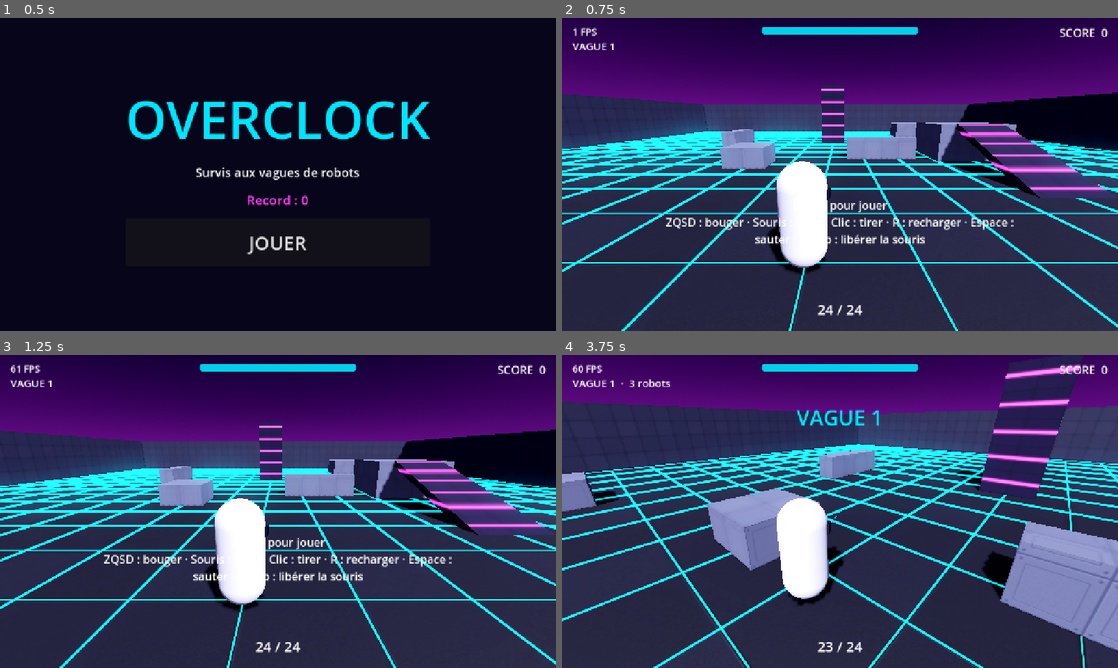
Above: before the commit, frames 1-4 (two rows, left to right).
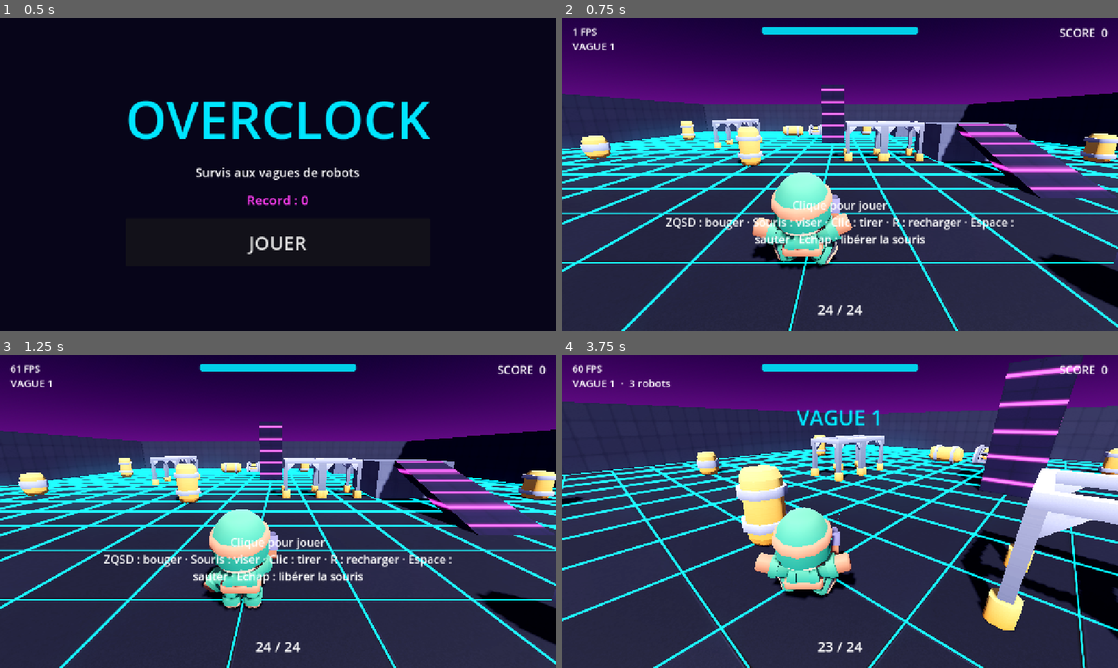
Above: after the commit, the same moments.

Repository: mariusortiz/overclock
Game: Godot game, scene res://scenes/menu.tscn
Same seed, same stepped clock (60 frames per second), same inputs: the game is played once before the commit and once after it.
Inputs (mouse positions are in pixels of both pictures, inside the frame that each line leads up to):
- Up to frame 1 (0.5 s): no input
- Up to frame 2 (0.75 s): click "JOUER" at 0.5 s
- Up to frame 3 (1.25 s): no input
- Up to frame 4 (3.75 s): tap Enter at 1.25 s; move the mouse to (962, 495) at 1.27 s; hold D (move_right) 1.28-2.03 s; tap Space (jump) at 1.35, 1.52, 1.82, 2.1, 2.27, 2.57, 2.85, 3.6 s; click (962, 495) at 1.42 s; move the mouse to (812, 511) at 2.02 s; hold W (move_forward) from 2.03 s (still down); move the mouse to (851, 505) at 2.77 s; move the mouse to (834, 517) at 3.52 s; click (834, 517) at 3.67 s

Frame 1 is identical in both runs. In frame 2, 9.1% of the frame differs, in the area x 3-100%, y 32-93%; in frame 3, 8.6%; in frame 4, 20%, in the area x 0-100%, y 25-95%.

Commit message:
Step 6b: CC0 models, arena props, sounds and music
- Kenney Mini Characters: animated soldier (player) and robot (enemies)
  with walk, idle, jump, shoot and death animations, plus their blaster
- Kenney Space Station Kit props as cover, with box collisions computed
  from the model bounds by tools/make_arena.py
- Kenney Sci-Fi Sounds for shots and explosions, looping CC0 music track
  played by an autoload
- CREDITS.md lists every external asset and its licence

Co-Authored-By: Claude Fable 5.2 <noreply@anthropic.com>
Claude-Session: https://claude.ai/code/session_01TMrhLU8C9hMQ3DU14F1G1z

Diff:
--- a/project.godot
+++ b/project.godot
@@ -6,10 +6,14 @@
 [application]
 
 config/name="Overclock"
-config/version="0.6.0"
+config/version="0.6.1"
 run/main_scene="res://scenes/menu.tscn"
 config/features=PackedStringArray("4.5", "Mobile")
 config/icon="res://icon.svg"
+
+[autoload]
+
+Music="*res://scenes/music.tscn"
 
 [display]
 
--- a/scenes/arena.tscn
+++ b/scenes/arena.tscn
@@ -6,6 +6,35 @@
 [ext_resource type="Texture2D" path="res://assets/textures/panel_light.png" id="4_light"]
 [ext_resource type="Texture2D" path="res://assets/textures/stripes_emission.png" id="5_stripes"]
 [ext_resource type="Script" path="res://scripts/arena.gd" id="6_arena"]
+
+[ext_resource type="PackedScene" path="res://assets/models/station/computer-system.glb" id="prop_computer_system"]
+[ext_resource type="PackedScene" path="res://assets/models/station/container.glb" id="prop_container"]
+[ext_resource type="PackedScene" path="res://assets/models/station/container-flat.glb" id="prop_container_flat"]
+[ext_resource type="PackedScene" path="res://assets/models/station/container-tall.glb" id="prop_container_tall"]
+[ext_resource type="PackedScene" path="res://assets/models/station/container-wide.glb" id="prop_container_wide"]
+[ext_resource type="PackedScene" path="res://assets/models/station/structure-barrier.glb" id="prop_structure_barrier"]
+[ext_resource type="PackedScene" path="res://assets/models/station/table-display.glb" id="prop_table_display"]
+
+[sub_resource type="BoxShape3D" id="shape_computer_system"]
+size = Vector3(1.890, 1.260, 1.459)
+
+[sub_resource type="BoxShape3D" id="shape_container"]
+size = Vector3(1.207, 1.260, 1.207)
+
+[sub_resource type="BoxShape3D" id="shape_container_flat"]
+size = Vector3(1.385, 1.260, 2.291)
+
+[sub_resource type="BoxShape3D" id="shape_container_tall"]
+size = Vector3(1.680, 1.890, 1.680)
+
+[sub_resource type="BoxShape3D" id="shape_container_wide"]
+size = Vector3(1.260, 1.470, 1.260)
+
+[sub_resource type="BoxShape3D" id="shape_structure_barrier"]
+size = Vector3(2.100, 1.890, 2.100)
+
+[sub_resource type="BoxShape3D" id="shape_table_display"]
+size = Vector3(2.607, 0.945, 1.713)
 
 [sub_resource type="NavigationMesh" id="navigation_mesh"]
 geometry_parsed_geometry_type = 1
@@ -76,42 +105,12 @@
 size = Vector3(1, 4, 42)
 material = SubResource("wall_material")
 
-[node name="CoverA" type="CSGBox3D" parent="."]
-transform = Transform3D(1, 0, 0, 0, 1, 0, 0, 0, 1, -4, 0.5, 4)
-use_collision = true
-size = Vector3(2, 1, 2)
-material = SubResource("block_material")
-
-[node name="CoverB" type="CSGBox3D" parent="."]
-transform = Transform3D(1, 0, 0, 0, 1, 0, 0, 0, 1, 3, 0.6, 2)
-use_collision = true
-size = Vector3(4, 1.2, 1)
-material = SubResource("block_material")
-
-[node name="CoverC" type="CSGBox3D" parent="."]
-transform = Transform3D(1, 0, 0, 0, 1, 0, 0, 0, 1, -8, 0.6, -4)
-use_collision = true
-size = Vector3(1, 1.2, 4)
-material = SubResource("block_material")
-
 [node name="Pillar" type="CSGBox3D" parent="."]
 transform = Transform3D(1, 0, 0, 0, 1, 0, 0, 0, 1, 0, 2.5, -6)
 use_collision = true
 size = Vector3(2, 5, 2)
 material = SubResource("accent_material")
 
-[node name="CrateStackLow" type="CSGBox3D" parent="."]
-transform = Transform3D(1, 0, 0, 0, 1, 0, 0, 0, 1, -12, 0.5, 8)
-use_collision = true
-size = Vector3(2, 1, 2)
-material = SubResource("block_material")
-
-[node name="CrateStackHigh" type="CSGBox3D" parent="."]
-transform = Transform3D(1, 0, 0, 0, 1, 0, 0, 0, 1, -12, 1, 10)
-use_collision = true
-size = Vector3(2, 2, 2)
-material = SubResource("block_material")
-
 [node name="Platform" type="CSGBox3D" parent="."]
 transform = Transform3D(1, 0, 0, 0, 1, 0, 0, 0, 1, 8, 1, 1.2)
 use_collision = true
@@ -152,3 +151,165 @@
 
 [node name="Spawn7" type="Marker3D" parent="EnemySpawns" groups=["enemy_spawns"]]
 transform = Transform3D(1, 0, 0, 0, 1, 0, 0, 0, 1, 16, 0.1, 16)
+
+[node name="Props" type="Node3D" parent="."]
+
+[node name="Prop1" type="StaticBody3D" parent="Props"]
+transform = Transform3D(1, 0, 0, 0, 1, 0, -0, 0, 1, -4, -0, 4)
+
+[node name="Model" parent="Props/Prop1" instance=ExtResource("prop_container_tall")]
+transform = Transform3D(2.1, 0, 0, 0, 2.1, 0, 0, 0, 2.1, 0, 0, 0)
+
+[node name="CollisionShape3D" type="CollisionShape3D" parent="Props/Prop1"]
+transform = Transform3D(1, 0, 0, 0, 1, 0, 0, 0, 1, -0.21, 0.945, 0.21)
+shape = SubResource("shape_container_tall")
+
+[node name="Prop2" type="StaticBody3D" parent="Props"]
+transform = Transform3D(1, 0, 0, 0, 1, 0, -0, 0, 1, -12, -0, 9)
+
+[node name="Model" parent="Props/Prop2" instance=ExtResource("prop_container_tall")]
+transform = Transform3D(2.1, 0, 0, 0, 2.1, 0, 0, 0, 2.1, 0, 0, 0)
+
+[node name="CollisionShape3D" type="CollisionShape3D" parent="Props/Prop2"]
+transform = Transform3D(1, 0, 0, 0, 1, 0, 0, 0, 1, -0.21, 0.945, 0.21)
+shape = SubResource("shape_container_tall")
+
+[node name="Prop3" type="StaticBody3D" parent="Props"]
+transform = Transform3D(1, 0, 0, 0, 1, 0, -0, 0, 1, -10, -0, 10.5)
+
+[node name="Model" parent="Props/Prop3" instance=ExtResource("prop_container")]
+transform = Transform3D(2.1, 0, 0, 0, 2.1, 0, 0, 0, 2.1, 0, 0, 0)
+
+[node name="CollisionShape3D" type="CollisionShape3D" parent="Props/Prop3"]
+transform = Transform3D(1, 0, 0, 0, 1, 0, 0, 0, 1, 0, 0.63, 0)
+shape = SubResource("shape_container")
+
+[node name="Prop4" type="StaticBody3D" parent="Props"]
+transform = Transform3D(1, 0, 0, 0, 1, 0, -0, 0, 1, 2, -0, 2)
+
+[node name="Model" parent="Props/Prop4" instance=ExtResource("prop_structure_barrier")]
+transform = Transform3D(2.1, 0, 0, 0, 2.1, 0, 0, 0, 2.1, 0, 0, 0)
+
+[node name="CollisionShape3D" type="CollisionShape3D" parent="Props/Prop4"]
+transform = Transform3D(1, 0, 0, 0, 1, 0, 0, 0, 1, -1.05, 0.945, 1.05)
+shape = SubResource("shape_structure_barrier")
+
+[node name="Prop5" type="StaticBody3D" parent="Props"]
+transform = Transform3D(1, 0, 0, 0, 1, 0, -0, 0, 1, 4.1, -0, 2)
+
+[node name="Model" parent="Props/Prop5" instance=ExtResource("prop_structure_barrier")]
+transform = Transform3D(2.1, 0, 0, 0, 2.1, 0, 0, 0, 2.1, 0, 0, 0)
+
+[node name="CollisionShape3D" type="CollisionShape3D" parent="Props/Prop5"]
+transform = Transform3D(1, 0, 0, 0, 1, 0, 0, 0, 1, -1.05, 0.945, 1.05)
+shape = SubResource("shape_structure_barrier")
+
+[node name="Prop6" type="StaticBody3D" parent="Props"]
+transform = Transform3D(6.123e-17, 0, 1, 0, 1, 0, -1, 0, 6.123e-17, -8, -0, -3)
+
+[node name="Model" parent="Props/Prop6" instance=ExtResource("prop_structure_barrier")]
+transform = Transform3D(2.1, 0, 0, 0, 2.1, 0, 0, 0, 2.1, 0, 0, 0)
+
+[node name="CollisionShape3D" type="CollisionShape3D" parent="Props/Prop6"]
+transform = Transform3D(1, 0, 0, 0, 1, 0, 0, 0, 1, -1.05, 0.945, 1.05)
+shape = SubResource("shape_structure_barrier")
+
+[node name="Prop7" type="StaticBody3D" parent="Props"]
+transform = Transform3D(6.123e-17, 0, 1, 0, 1, 0, -1, 0, 6.123e-17, -8, -0, -5.1)
+
+[node name="Model" parent="Props/Prop7" instance=ExtResource("prop_structure_barrier")]
+transform = Transform3D(2.1, 0, 0, 0, 2.1, 0, 0, 0, 2.1, 0, 0, 0)
+
+[node name="CollisionShape3D" type="CollisionShape3D" parent="Props/Prop7"]
+transform = Transform3D(1, 0, 0, 0, 1, 0, 0, 0, 1, -1.05, 0.945, 1.05)
+shape = SubResource("shape_structure_barrier")
+
+[node name="Prop8" type="StaticBody3D" parent="Props"]
+transform = Transform3D(6.123e-17, 0, 1, 0, 1, 0, -1, 0, 6.123e-17, -5, -2.217e-14, -12)
+
+[node name="Model" parent="Props/Prop8" instance=ExtResource("prop_container_flat")]
+transform = Transform3D(2.1, 0, 0, 0, 2.1, 0, 0, 0, 2.1, 0, 0, 0)
+
+[node name="CollisionShape3D" type="CollisionShape3D" parent="Props/Prop8"]
+transform = Transform3D(1, 0, 0, 0, 1, 0, 0, 0, 1, 0.06247, 0.63, 0.009507)
+shape = SubResource("shape_container_flat")
+
+[node name="Prop9" type="StaticBody3D" parent="Props"]
+transform = Transform3D(1, 0, 0, 0, 1, 0, -0, 0, 1, 12, -2.217e-14, 10)
+
+[node name="Model" parent="Props/Prop9" instance=ExtResource("prop_container_flat")]
+transform = Transform3D(2.1, 0, 0, 0, 2.1, 0, 0, 0, 2.1, 0, 0, 0)
+
+[node name="CollisionShape3D" type="CollisionShape3D" parent="Props/Prop9"]
+transform = Transform3D(1, 0, 0, 0, 1, 0, 0, 0, 1, 0.06247, 0.63, 0.009507)
+shape = SubResource("shape_container_flat")
+
+[node name="Prop10" type="StaticBody3D" parent="Props"]
+transform = Transform3D(1, 0, 0, 0, 1, 0, -0, 0, 1, -2.5, -0, -14)
+
+[node name="Model" parent="Props/Prop10" instance=ExtResource("prop_computer_system")]
+transform = Transform3D(2.1, 0, 0, 0, 2.1, 0, 0, 0, 2.1, 0, 0, 0)
+
+[node name="CollisionShape3D" type="CollisionShape3D" parent="Props/Prop10"]
+transform = Transform3D(1, 0, 0, 0, 1, 0, 0, 0, 1, 0, 0.63, -0.0525)
+shape = SubResource("shape_computer_system")
+
+[node name="Prop11" type="StaticBody3D" parent="Props"]
+transform = Transform3D(6.123e-17, 0, 1, 0, 1, 0, -1, 0, 6.123e-17, 13, 0.63, -4)
+
+[node name="Model" parent="Props/Prop11" instance=ExtResource("prop_table_display")]
+transform = Transform3D(2.1, 0, 0, 0, 2.1, 0, 0, 0, 2.1, 0, 0, 0)
+
+[node name="CollisionShape3D" type="CollisionShape3D" parent="Props/Prop11"]
+transform = Transform3D(1, 0, 0, 0, 1, 0, 0, 0, 1, 0, -0.1575, 0.07789)
+shape = SubResource("shape_table_display")
+
+[node name="Prop12" type="StaticBody3D" parent="Props"]
+transform = Transform3D(1, 0, 0, 0, 1, 0, -0, 0, 1, 4, -0, -14)
+
+[node name="Model" parent="Props/Prop12" instance=ExtResource("prop_container_wide")]
+transform = Transform3D(2.1, 0, 0, 0, 2.1, 0, 0, 0, 2.1, 0, 0, 0)
+
+[node name="CollisionShape3D" type="CollisionShape3D" parent="Props/Prop12"]
+transform = Transform3D(1, 0, 0, 0, 1, 0, 0, 0, 1, 0, 0.735, 0)
+shape = SubResource("shape_container_wide")
+
+[node name="Prop13" type="StaticBody3D" parent="Props"]
+transform = Transform3D(1, 0, 0, 0, 1, 0, -0, 0, 1, 15, -0, 3)
+
+[node name="Model" parent="Props/Prop13" instance=ExtResource("prop_container_wide")]
+transform = Transform3D(2.1, 0, 0, 0, 2.1, 0, 0, 0, 2.1, 0, 0, 0)
+
+[node name="CollisionShape3D" type="CollisionShape3D" parent="Props/Prop13"]
+transform = Transform3D(1, 0, 0, 0, 1, 0, 0, 0, 1, 0, 0.735, 0)
+shape = SubResource("shape_container_wide")
+
+[node name="Prop14" type="StaticBody3D" parent="Props"]
+transform = Transform3D(1, 0, 0, 0, 1, 0, -0, 0, 1, -15, -0, -8)
+
+[node name="Model" parent="Props/Prop14" instance=ExtResource("prop_container_tall")]
+transform = Transform3D(2.1, 0, 0, 0, 2.1, 0, 0, 0, 2.1, 0, 0, 0)
+
+[node name="CollisionShape3D" type="CollisionShape3D" parent="Props/Prop14"]
+transform = Transform3D(1, 0, 0, 0, 1, 0, 0, 0, 1, -0.21, 0.945, 0.21)
+shape = SubResource("shape_container_tall")
+
+[node name="Prop15" type="StaticBody3D" parent="Props"]
+transform = Transform3D(1, 0, 0, 0, 1, 0, -0, 0, 1, 5, -0, 13)
+
+[node name="Model" parent="Props/Prop15" instance=ExtResource("prop_container")]
+transform = Transform3D(2.1, 0, 0, 0, 2.1, 0, 0, 0, 2.1, 0, 0, 0)
+
+[node name="CollisionShape3D" type="CollisionShape3D" parent="Props/Prop15"]
+transform = Transform3D(1, 0, 0, 0, 1, 0, 0, 0, 1, 0, 0.63, 0)
+shape = SubResource("shape_container")
+
+[node name="Prop16" type="StaticBody3D" parent="Props"]
+transform = Transform3D(1, 0, 0, 0, 1, 0, -0, 0, 1, -14, -0, 2)
+
+[node name="Model" parent="Props/Prop16" instance=ExtResource("prop_container")]
+transform = Transform3D(2.1, 0, 0, 0, 2.1, 0, 0, 0, 2.1, 0, 0, 0)
+
+[node name="CollisionShape3D" type="CollisionShape3D" parent="Props/Prop16"]
+transform = Transform3D(1, 0, 0, 0, 1, 0, 0, 0, 1, 0, 0.63, 0)
+shape = SubResource("shape_container")
--- a/scenes/enemy.tscn
+++ b/scenes/enemy.tscn
@@ -1,49 +1,17 @@
-[gd_scene load_steps=13 format=3]
+[gd_scene load_steps=9 format=3]
 
 [ext_resource type="Script" path="res://scripts/enemy.gd" id="1_enemy"]
 [ext_resource type="PackedScene" path="res://scenes/projectile.tscn" id="2_projectile"]
-[ext_resource type="AudioStream" path="res://assets/audio/shot.wav" id="3_shot"]
+[ext_resource type="AudioStream" path="res://assets/audio/kenney/laserRetro_001.ogg" id="3_shot"]
 [ext_resource type="PackedScene" path="res://scenes/power_up.tscn" id="4_power_up"]
+[ext_resource type="PackedScene" path="res://assets/models/characters/character-robot.glb" id="5_model"]
+[ext_resource type="Script" path="res://scripts/character_model.gd" id="6_character"]
+[ext_resource type="PackedScene" path="res://assets/models/characters/weapon-shooter.glb" id="7_gun"]
+[ext_resource type="AudioStream" path="res://assets/audio/kenney/explosionCrunch_000.ogg" id="8_explosion"]
 
 [sub_resource type="CapsuleShape3D" id="shape"]
 radius = 0.45
 height = 1.8
-
-[sub_resource type="StandardMaterial3D" id="armor_material"]
-albedo_color = Color(0.55, 0.1, 0.12, 1)
-metallic = 0.5
-roughness = 0.45
-
-[sub_resource type="StandardMaterial3D" id="dark_material"]
-albedo_color = Color(0.12, 0.12, 0.16, 1)
-metallic = 0.6
-roughness = 0.4
-
-[sub_resource type="StandardMaterial3D" id="eye_material"]
-albedo_color = Color(1, 0.3, 0.1, 1)
-emission_enabled = true
-emission = Color(1, 0.3, 0.1, 1)
-emission_energy_multiplier = 3.0
-
-[sub_resource type="BoxMesh" id="torso_mesh"]
-material = SubResource("armor_material")
-size = Vector3(0.7, 0.8, 0.45)
-
-[sub_resource type="BoxMesh" id="head_mesh"]
-material = SubResource("armor_material")
-size = Vector3(0.45, 0.35, 0.4)
-
-[sub_resource type="BoxMesh" id="eye_mesh"]
-material = SubResource("eye_material")
-size = Vector3(0.32, 0.08, 0.05)
-
-[sub_resource type="BoxMesh" id="leg_mesh"]
-material = SubResource("dark_material")
-size = Vector3(0.22, 0.6, 0.25)
-
-[sub_resource type="BoxMesh" id="gun_mesh"]
-material = SubResource("dark_material")
-size = Vector3(0.14, 0.14, 0.65)
 
 [node name="Enemy" type="CharacterBody3D"]
 collision_layer = 4
@@ -63,36 +31,23 @@
 
 [node name="Visual" type="Node3D" parent="."]
 
-[node name="Torso" type="MeshInstance3D" parent="Visual"]
-transform = Transform3D(1, 0, 0, 0, 1, 0, 0, 0, 1, 0, 1.0, 0)
-mesh = SubResource("torso_mesh")
+[node name="Model" parent="Visual" instance=ExtResource("5_model")]
+transform = Transform3D(-2.1, 0, 0, 0, 2.1, 0, 0, 0, -2.1, 0, 0, 0)
+script = ExtResource("6_character")
 
-[node name="Head" type="MeshInstance3D" parent="Visual"]
-transform = Transform3D(1, 0, 0, 0, 1, 0, 0, 0, 1, 0, 1.62, 0)
-mesh = SubResource("head_mesh")
-
-[node name="Eye" type="MeshInstance3D" parent="Visual"]
-transform = Transform3D(1, 0, 0, 0, 1, 0, 0, 0, 1, 0, 1.64, -0.2)
-mesh = SubResource("eye_mesh")
-
-[node name="LegLeft" type="MeshInstance3D" parent="Visual"]
-transform = Transform3D(1, 0, 0, 0, 1, 0, 0, 0, 1, -0.2, 0.3, 0)
-mesh = SubResource("leg_mesh")
-
-[node name="LegRight" type="MeshInstance3D" parent="Visual"]
-transform = Transform3D(1, 0, 0, 0, 1, 0, 0, 0, 1, 0.2, 0.3, 0)
-mesh = SubResource("leg_mesh")
-
-[node name="Gun" type="MeshInstance3D" parent="Visual"]
-transform = Transform3D(1, 0, 0, 0, 1, 0, 0, 0, 1, 0.45, 1.1, -0.2)
-mesh = SubResource("gun_mesh")
+[node name="Gun" parent="Visual" instance=ExtResource("7_gun")]
+transform = Transform3D(-2.1, 0, 0, 0, 2.1, 0, 0, 0, -2.1, 0.5, 0.75, -0.3)
 
 [node name="Muzzle" type="Marker3D" parent="Visual"]
-transform = Transform3D(1, 0, 0, 0, 1, 0, 0, 0, 1, 0.45, 1.1, -0.6)
+transform = Transform3D(1, 0, 0, 0, 1, 0, 0, 0, 1, 0.5, 1.0, -0.8)
 
 [node name="ShotSound" type="AudioStreamPlayer3D" parent="."]
 transform = Transform3D(1, 0, 0, 0, 1, 0, 0, 0, 1, 0, 1.1, 0)
 stream = ExtResource("3_shot")
-volume_db = -6.0
-pitch_scale = 0.6
+volume_db = -4.0
 max_distance = 40.0
+
+[node name="DeathSound" type="AudioStreamPlayer3D" parent="."]
+transform = Transform3D(1, 0, 0, 0, 1, 0, 0, 0, 1, 0, 1.1, 0)
+stream = ExtResource("8_explosion")
+max_distance = 50.0
--- /dev/null
+++ b/scenes/music.tscn
@@ -0,0 +1,9 @@
+[gd_scene load_steps=3 format=3]
+
+[ext_resource type="Script" path="res://scripts/music.gd" id="1_music"]
+[ext_resource type="AudioStream" path="res://assets/audio/music/synthwave_house_loop.ogg" id="2_track"]
+
+[node name="Music" type="AudioStreamPlayer"]
+stream = ExtResource("2_track")
+volume_db = -14.0
+script = ExtResource("1_music")
--- a/scenes/player.tscn
+++ b/scenes/player.tscn
@@ -1,42 +1,17 @@
-[gd_scene load_steps=14 format=3]
+[gd_scene load_steps=12 format=3]
 
 [ext_resource type="Script" path="res://scripts/player.gd" id="1_player"]
 [ext_resource type="Script" path="res://scripts/weapon.gd" id="2_weapon"]
-[ext_resource type="AudioStream" path="res://assets/audio/shot.wav" id="3_shot"]
+[ext_resource type="AudioStream" path="res://assets/audio/kenney/laserSmall_000.ogg" id="3_shot"]
 [ext_resource type="AudioStream" path="res://assets/audio/hit.wav" id="4_hit"]
 [ext_resource type="AudioStream" path="res://assets/audio/pickup.wav" id="5_pickup"]
+[ext_resource type="PackedScene" path="res://assets/models/characters/character-soldier.glb" id="6_model"]
+[ext_resource type="Script" path="res://scripts/character_model.gd" id="7_character"]
+[ext_resource type="PackedScene" path="res://assets/models/characters/weapon-shooter.glb" id="8_gun"]
 
 [sub_resource type="CapsuleShape3D" id="body_shape"]
 radius = 0.4
 height = 1.8
-
-[sub_resource type="StandardMaterial3D" id="body_material"]
-albedo_color = Color(0.85, 0.87, 0.92, 1)
-roughness = 0.4
-
-[sub_resource type="CapsuleMesh" id="body_mesh"]
-material = SubResource("body_material")
-radius = 0.4
-height = 1.8
-
-[sub_resource type="StandardMaterial3D" id="visor_material"]
-albedo_color = Color(1, 0.24, 0.95, 1)
-emission_enabled = true
-emission = Color(1, 0.24, 0.95, 1)
-emission_energy_multiplier = 2.0
-
-[sub_resource type="BoxMesh" id="visor_mesh"]
-material = SubResource("visor_material")
-size = Vector3(0.5, 0.15, 0.2)
-
-[sub_resource type="StandardMaterial3D" id="gun_material"]
-albedo_color = Color(0.12, 0.13, 0.18, 1)
-metallic = 0.6
-roughness = 0.35
-
-[sub_resource type="BoxMesh" id="gun_mesh"]
-material = SubResource("gun_material")
-size = Vector3(0.1, 0.16, 0.7)
 
 [sub_resource type="StandardMaterial3D" id="flash_material"]
 shading_mode = 0
@@ -58,13 +33,9 @@
 transform = Transform3D(1, 0, 0, 0, 1, 0, 0, 0, 1, 0, 0.9, 0)
 shape = SubResource("body_shape")
 
-[node name="Body" type="MeshInstance3D" parent="."]
-transform = Transform3D(1, 0, 0, 0, 1, 0, 0, 0, 1, 0, 0.9, 0)
-mesh = SubResource("body_mesh")
-
-[node name="Visor" type="MeshInstance3D" parent="."]
-transform = Transform3D(1, 0, 0, 0, 1, 0, 0, 0, 1, 0, 1.5, -0.32)
-mesh = SubResource("visor_mesh")
+[node name="Model" parent="." instance=ExtResource("6_model")]
+transform = Transform3D(-2.1, 0, 0, 0, 2.1, 0, 0, 0, -2.1, 0, 0, 0)
+script = ExtResource("7_character")
 
 [node name="CameraPivot" type="Node3D" parent="."]
 transform = Transform3D(1, 0, 0, 0, 1, 0, 0, 0, 1, 0.6, 1.6, 0)
@@ -77,14 +48,14 @@
 fov = 70.0
 
 [node name="Weapon" type="Node3D" parent="."]
-transform = Transform3D(1, 0, 0, 0, 1, 0, 0, 0, 1, 0.38, 1.2, -0.25)
+transform = Transform3D(1, 0, 0, 0, 1, 0, 0, 0, 1, 0.5, 0.75, -0.3)
 script = ExtResource("2_weapon")
 
-[node name="Mesh" type="MeshInstance3D" parent="Weapon"]
-mesh = SubResource("gun_mesh")
+[node name="Mesh" parent="Weapon" instance=ExtResource("8_gun")]
+transform = Transform3D(-2.1, 0, 0, 0, 2.1, 0, 0, 0, -2.1, 0, 0, 0)
 
 [node name="Muzzle" type="Marker3D" parent="Weapon"]
-transform = Transform3D(1, 0, 0, 0, 1, 0, 0, 0, 1, 0, 0, -0.4)
+transform = Transform3D(1, 0, 0, 0, 1, 0, 0, 0, 1, 0, 0.25, -0.5)
 
 [node name="Flash" type="Node3D" parent="Weapon/Muzzle"]
 
--- /dev/null
+++ b/scripts/character_model.gd
@@ -0,0 +1,27 @@
+class_name CharacterModel
+extends Node3D
+## Wrapper around an imported Kenney "Mini Characters" model: plays its
+## animations by name. The models face +Z, so the node is rotated 180° in scenes.
+
+const LOOPING: Array[StringName] = [&"idle", &"walk", &"sprint", &"fall", &"holding-right"]
+
+var _animation_player: AnimationPlayer
+
+
+func _ready() -> void:
+	_animation_player = find_child("AnimationPlayer", true, false)
+	for animation_name in LOOPING:
+		if _animation_player.has_animation(animation_name):
+			_animation_player.get_animation(animation_name).loop_mode = Animation.LOOP_LINEAR
+
+
+## Plays an animation unless it is already the current one. `restart` replays
+## it from the start (one-shot actions such as a shot).
+func play(animation_name: StringName, restart := false) -> void:
+	if not _animation_player.has_animation(animation_name):
+		return
+	if restart:
+		_animation_player.stop()
+	elif _animation_player.assigned_animation == animation_name:
+		return
+	_animation_player.play(animation_name, 0.15)
--- a/scripts/enemy.gd
+++ b/scripts/enemy.gd
@@ -8,6 +8,8 @@
 const REPATH_INTERVAL := 0.3
 const EYE_HEIGHT := 1.2
 const WORLD_MASK := 1
+const SHOOT_ANIMATION_TIME := 0.4
+const DEATH_ANIMATION_TIME := 1.0
 
 @export var max_health := 5
 @export var move_speed := 3.5
@@ -23,14 +25,17 @@
 var _dead := false
 var _fire_cooldown := 0.0
 var _repath_left := 0.0
+var _shoot_animation_left := 0.0
 var _player: Player
 var _tween: Tween
 var _gravity: float = ProjectSettings.get_setting("physics/3d/default_gravity")
 
 @onready var _agent: NavigationAgent3D = $NavigationAgent3D
 @onready var _visual: Node3D = $Visual
+@onready var _model: CharacterModel = $Visual/Model
 @onready var _muzzle: Marker3D = $Visual/Muzzle
 @onready var _shot_sound: AudioStreamPlayer3D = $ShotSound
+@onready var _death_sound: AudioStreamPlayer3D = $DeathSound
 
 
 func _ready() -> void:
@@ -61,15 +66,24 @@
 		velocity.y -= _gravity * delta
 
 	var wanted := Vector3.ZERO
+	var animation := &"idle"
 	if not _dead and _player and _player.health > 0:
 		var to_player := _player.global_position - global_position
 		_face(to_player, delta)
 		if to_player.length() <= attack_range and _has_line_of_sight():
+			animation = &"holding-right"
 			_fire_cooldown -= delta
 			if _fire_cooldown <= 0.0:
 				_shoot()
 		else:
 			wanted = _chase_direction(delta) * move_speed
+			if not wanted.is_zero_approx():
+				animation = &"walk"
+
+	# Let the one-shot shooting animation finish before switching back.
+	_shoot_animation_left -= delta
+	if not _dead and _shoot_animation_left <= 0.0:
+		_model.play(animation)
 
 	velocity.x = move_toward(velocity.x, wanted.x, acceleration * delta)
 	velocity.z = move_toward(velocity.z, wanted.z, acceleration * delta)
@@ -110,6 +124,8 @@
 	projectile.direction = from.direction_to(_player.get_aim_position())
 	get_tree().current_scene.add_child(projectile)
 	_shot_sound.play()
+	_model.play(&"holding-right-shoot", true)
+	_shoot_animation_left = SHOOT_ANIMATION_TIME
 
 
 func _die() -> void:
@@ -119,7 +135,15 @@
 	died.emit()
 	if randf() < drop_chance:
 		_drop_power_up()
-	_scale_visual_to(Vector3.ZERO, 0.2)
+	_model.play(&"die")
+	_death_sound.play()
+	# Fall over, then shrink away.
+	if _tween:
+		_tween.kill()
+	_visual.scale = Vector3.ONE
+	_tween = create_tween()
+	_tween.tween_interval(DEATH_ANIMATION_TIME)
+	_tween.tween_property(_visual, "scale", Vector3.ZERO, 0.2)
 	_tween.tween_callback(queue_free)
 
 
--- a/scripts/main.gd
+++ b/scripts/main.gd
@@ -76,7 +76,6 @@
 
 
 func _on_player_died() -> void:
-	player.process_mode = Node.PROCESS_MODE_DISABLED
 	waves.stop()
 	Input.action_release("fire")
 	Input.mouse_mode = Input.MOUSE_MODE_VISIBLE
@@ -89,4 +88,5 @@
 
 
 func _on_touch_look(relative: Vector2) -> void:
-	player.look(relative, player.touch_sensitivity)
+	if player.health > 0:
+		player.look(relative, player.touch_sensitivity)
--- /dev/null
+++ b/scripts/music.gd
@@ -0,0 +1,7 @@
+extends AudioStreamPlayer
+## Background music, loaded as an autoload so it keeps playing across scenes.
+
+
+func _ready() -> void:
+	(stream as AudioStreamOggVorbis).loop = true
+	play()
--- a/scripts/player.gd
+++ b/scripts/player.gd
@@ -26,6 +26,7 @@
 var _gravity: float = ProjectSettings.get_setting("physics/3d/default_gravity")
 
 @onready var weapon: Weapon = $Weapon
+@onready var _model: CharacterModel = $Model
 @onready var _pickup_sound: AudioStreamPlayer = $PickupSound
 @onready var _spring_arm: SpringArm3D = $CameraPivot/SpringArm3D
 
@@ -66,7 +67,7 @@
 	health_changed.emit(health, max_health)
 	damaged.emit()
 	if health == 0:
-		died.emit()
+		_die()
 
 
 func heal(amount: int) -> void:
@@ -105,6 +106,24 @@
 	velocity.z = move_toward(velocity.z, target.z, acceleration * delta)
 
 	move_and_slide()
+	_update_animation()
+
+
+func _update_animation() -> void:
+	if not is_on_floor():
+		_model.play(&"fall" if velocity.y < 0.0 else &"jump")
+	elif Vector2(velocity.x, velocity.z).length() > 0.5:
+		_model.play(&"sprint" if has_effect(PowerUp.Type.SPEED) else &"walk")
+	else:
+		_model.play(&"holding-right")
+
+
+func _die() -> void:
+	set_physics_process(false)
+	set_process_unhandled_input(false)
+	weapon.set_physics_process(false)
+	_model.play(&"die")
+	died.emit()
 
 
 func _update_effects(delta: float) -> void:
Not shown, added: assets/audio/kenney/License.txt
Not shown, added: assets/models/characters/License.txt
Binary file added: assets/models/characters/Textures/colormap.png
Binary file added: assets/models/characters/character-robot.glb
Binary file added: assets/models/characters/character-soldier.glb
Binary file added: assets/models/characters/weapon-shooter.glb
Not shown, added: assets/models/station/License.txt
Binary file added: assets/models/station/Textures/colormap.png
Binary file added: assets/models/station/computer-system.glb
Binary file added: assets/models/station/container-flat.glb
Binary file added: assets/models/station/container-tall.glb
Binary file added: assets/models/station/container-wide.glb
(and 9 more such lines)
